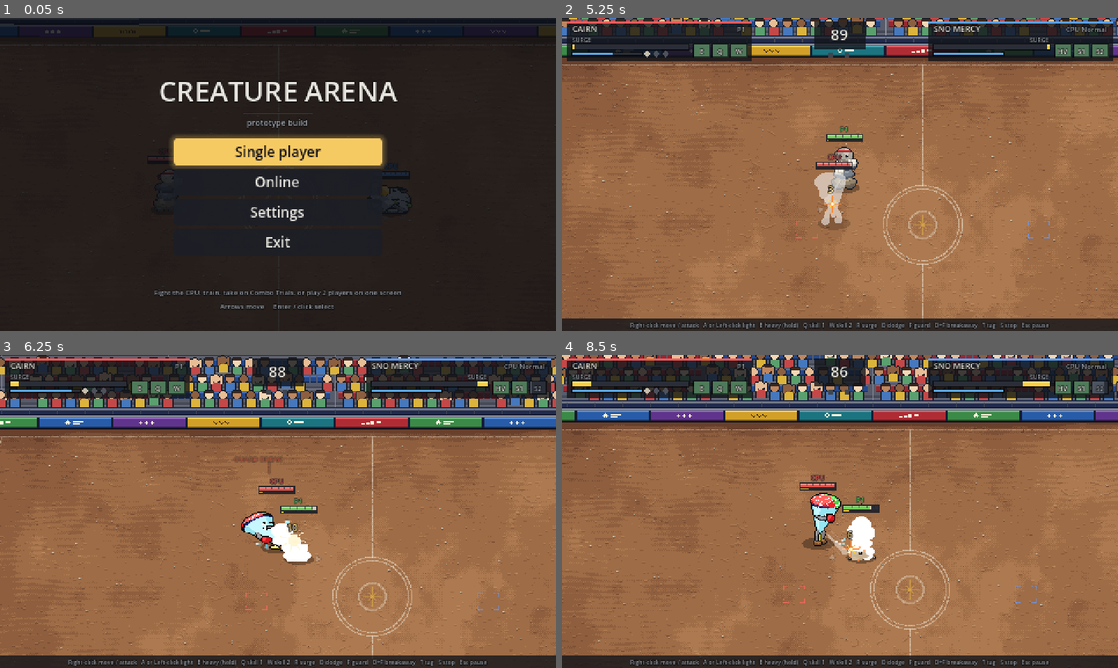
Above: before the commit, frames 1-4 (two rows, left to right).
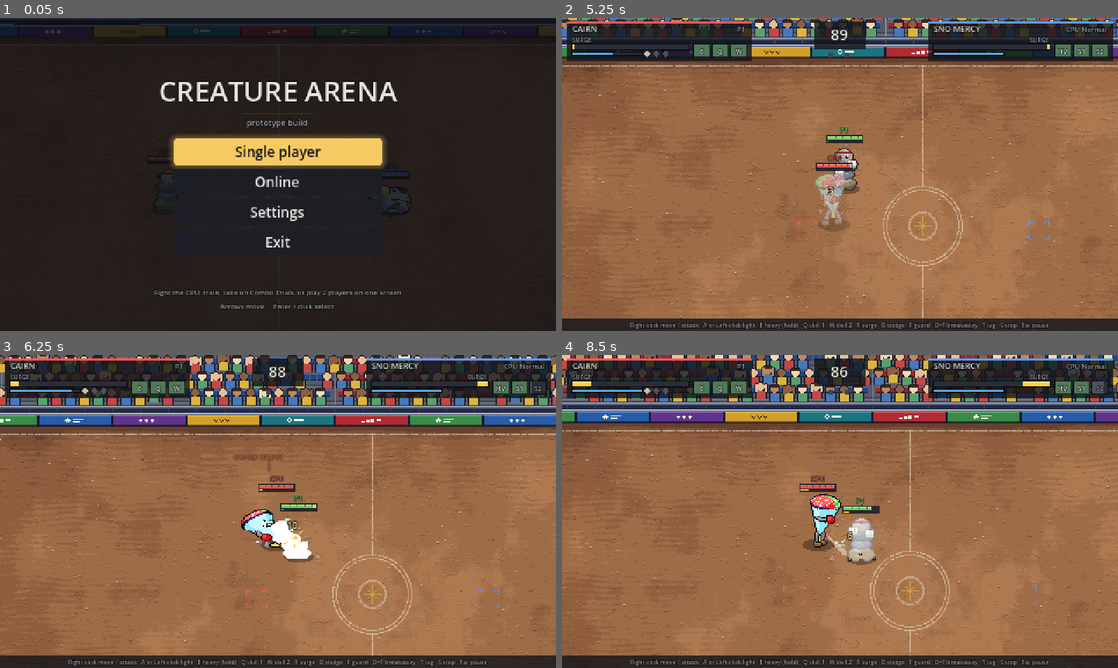
Above: after the commit, the same moments.

Repository: Redelements/creature-arena_
Game: Godot game, scene res://scenes/main.tscn
Two runs of this game, one before a commit and one after it. Both use one fixed random seed, a clock stepped at 60 frames per second and the inputs below.
Inputs (mouse positions are in pixels of both pictures, inside the frame that each line leads up to):
- Up to frame 1 (0.05 s): no input
- Up to frame 2 (5.25 s): click "Single player" at 0.5 s; click "Challenges" at 1.25 s; click "Gauntlet" at 2 s; tap Enter (menu_confirm) at 2.75 s; move the mouse to (962, 158) at 2.77 s; hold D (kb_right) 2.78-3.5 s; tap F8 (kb_change_fighter) at 2.85 s; click (962, 158) at 2.92 s; drag from (728, 190) to (812, 237) at 3.52 s; move the mouse to (895, 105) at 4.27 s; hold D (kb_right) 4.28-5 s; tap Shift (kb_guard) at 4.35 s; drag from (812, 237) to (673, 127) at 5.02 s
- Up to frame 3 (6.25 s): move the mouse to (444, 558) at 5.77 s; hold A (kb_left) from 5.78 s (still down); hold J (kb_light) from 5.78 s (still down)
- Up to frame 4 (8.5 s): tap F5 (palette) at 6.4 s; release A (kb_left) at 6.5 s; release J (kb_light) at 6.5 s; drag from (673, 464) to (756, 433) at 6.52 s; move the mouse to (867, 511) at 7.27 s; hold S (kb_down) 7.28-8 s; tap O (kb_surge) at 7.35 s; click (867, 511) at 7.42 s; tap F4 (reset) at 7.9 s; drag from (756, 433) to (728, 527) at 8.02 s

Frame 1 is identical in both runs. In frame 2, 6.9% of the frame differs, in the area x 0-100%, y 0-96%; in frame 3, 14%; in frame 4, 10%.

Commit message:
Hit feel: sparks by attack type, directional shake, footstep and landing dust
Co-Authored-By: Claude Fable 5.1 <noreply@anthropic.com>

Diff:
--- a/data/creatures/crease.json
+++ b/data/creatures/crease.json
@@ -27,6 +27,7 @@
     "cols": 12,
     "idle_ticks": 8,
     "run_ticks": 2,
+    "step_frames": [0, 6],
     "origin": [64, 136],
     "anims": {
       "idle": [0, 0, 8],
--- a/data/creatures/sno.json
+++ b/data/creatures/sno.json
@@ -21,6 +21,7 @@
   "ko_fx": { "style": "melt" },
   "sprite": {
     "path": "res://assets/sprites/sno.png",
+    "step": "slush",
     "frame": 128,
     "cols": 8,
     "origin": [64, 104],
--- a/src/game/main.gd
+++ b/src/game/main.gd
@@ -304,6 +304,7 @@
 var _training_screen_arg := ""  ## --training-screen=pause|options|fighters
 var _swap_fade := 0.0  ## the black fade after a fighter swap, 1 → 0
 var shake := 0.0
+var shake_dir := Vector2.ZERO  ## the last hit's push direction: the shake leans along it
 var _ko_cam_t := -1
 var _ko_focus := Vector2.ZERO
 var _ko_pos := Vector2.ZERO
@@ -2100,13 +2101,25 @@
 
 	shake = maxf(shake, fx.shake_out)
 	fx.shake_out = 0.0
+	if fx.shake_dir != Vector2.ZERO:
+		shake_dir = fx.shake_dir
+		fx.shake_dir = Vector2.ZERO
+	if fx.flash_out > 0.0:
+		_flash(Color(1, 0.95, 0.75), fx.flash_out)
+		fx.flash_out = 0.0
 	if sim.ko_freeze <= 0:
 		shake *= 0.82
 	var t_cam := PerfLog.now()
 	_update_camera()
 	PerfLog.since("camera", t_cam)
 	var sh := shake * shake_scale
-	camera.offset = Vector2(randf_range(-sh, sh), randf_range(-sh, sh)).round() if sh > 0.3 else Vector2.ZERO
+	if sh <= 0.3:
+		shake_dir = Vector2.ZERO
+		camera.offset = Vector2.ZERO
+	elif shake_dir != Vector2.ZERO:  # a hit: most of it along the push, a little across
+		camera.offset = (shake_dir * sh * randf_range(-1.0, 1.0) + shake_dir.orthogonal() * sh * randf_range(-0.3, 0.3)).round()
+	else:
+		camera.offset = Vector2(randf_range(-sh, sh), randf_range(-sh, sh)).round()
 	flash_rect.color.a = maxf(0.0, flash_rect.color.a - 0.04)
 	if offline and (flow == Flow.FIGHT or flow == Flow.MENU):
 		_think_ahead()
--- a/src/view/creature_view.gd
+++ b/src/view/creature_view.gd
@@ -62,6 +62,8 @@
 var _prev_state := -1
 var _prev_seg := -1
 var _prev_flash := 0
+## Set by FxView on a light hit: the hit flash stays a half tint instead of a full white.
+var soft_flash := false
 ## Which palette the fighter wears (Progress): a hue turn applied by the flash shader.
 const PALETTE_HUES := [0.0, 0.3, 0.55, 0.8]
 var palette := 0:
@@ -193,8 +195,10 @@
 	# Hit flash, or a warm pulse once the heavy is fully charged or a Surge starts.
 	var flash_amt := 0.0
 	var flash_col := Color.WHITE
+	if c.flash == 0:
+		soft_flash = false
 	if c.flash > 0:
-		flash_amt = 1.0 if c.flash > 3 else 0.5
+		flash_amt = 1.0 if (c.flash > 3 and not soft_flash) else 0.5
 		if c.poison > 0 and c.flash <= 2:
 			flash_col = Color(0.6, 1.0, 0.35)  # a poison pulse
 	elif c.is_winding_up():
--- a/src/view/fx_view.gd
+++ b/src/view/fx_view.gd
@@ -67,6 +67,10 @@
 ##   slush        true         a slushy trail behind a dash
 ##   syrup        true         a splash as the move's zone is left (the zone itself is drawn
 ##                             from sim.zones, as a syrup puddle)
+##   spark        "light" | "heavy" | "skill" | "surge"  the hit-spark shape (default: the move's type)
+##   spark_color  colour of a skill's burst (default: ghost_color, else amber)
+## Creature sprite keys read here: "step" ("slush" for slush puffs), "step_frames" (run frames
+## where a foot lands; default the first and the middle one).
 ## Creature "ko_fx" keys: style "scatter" (the sprite breaks into horizontal pieces that
 ## tumble across the floor: "pieces" [[y0, y1], ...] head first, in side-sheet frame
 ## pixels, from "frame" [row, col]; without "pieces", four even bands of the figure), "crack" (cracks, water gushing out, rubble), "crumble"
@@ -136,6 +140,8 @@
 var ground: FxGround
 var time_scale := 1.0  ## main slows this for KO slow-motion; 0 holds everything still
 var shake_out := 0.0  ## extra screen shake asked for by effects; main takes it each frame
+var shake_dir := Vector2.ZERO  ## the last hit's push direction; main biases the shake along it
+var flash_out := 0.0  ## a screen flash asked for (a Surge hit); main takes it each frame
 
 var _parts: Array[Dictionary] = []
 var _incoming: Array[Dictionary] = []
@@ -181,6 +187,8 @@
 	_rain = 0.0
 	time_scale = 1.0
 	shake_out = 0.0
+	shake_dir = Vector2.ZERO
+	flash_out = 0.0
 	queue_redraw()
 
 
@@ -193,13 +201,8 @@
 	var power: float = e["power"]
 	match String(e["type"]):
 		"hit":
-			var big := power >= 9.0 or bool(e.get("heavy", false))
-			_add({"kind": "spark", "pos": p, "life": 12 if big else 8, "scale": 2.0 if big else 1.0})
 			var push := _note_push(e)
-			if big:
-				_add({"kind": "lines", "pos": p, "life": 8, "size": 1.4 if power >= 14.0 else 1.0, "color": C_SPARK[0]})
-			for i in (6 if big else 3):
-				_px(p, push.rotated(randf_range(-0.7, 0.7)) * randf_range(1.2, 2.8), C_SPARK[randi() % 3], 12)
+			_hit_sparks(e, p, push)
 			var col := Color("ffe08a")
 			if float(e.get("variety", 1.0)) >= 1.5:
 				col = Color("ff9a5a")
@@ -230,12 +233,15 @@
 		"bounce":
 			_add({"kind": "spark", "pos": p + Vector2(0, -12), "life": 8, "scale": 1.0})
 			_add({"kind": "lines", "pos": p + Vector2(0, -12), "life": 6, "size": 0.8, "color": C_SPARK[0]})
-			_dust(p, Vector2(0, -0.4))
+			_landing_puff(p, 2)
 		"fall":
 			for i in 4:
 				_dust(p + Vector2(randf_range(-8, 8), randf_range(-3, 3)), Vector2(randf_range(-0.4, 0.4), -0.5))
 			_later(CreatureSim.FALL_TICKS - 6, _pit_plume.bind(p))
-		"land", "dodge":
+		"land":
+			if _tick != _hard_tick:  # a hard landing already puffed this tick
+				_landing_puff(p, 1)
+		"dodge":
 			_dust(p + Vector2(0, 1), Vector2(0, -0.3))
 		"ko":
 			var who := int(e.get("who", -1))
@@ -546,8 +552,8 @@
 				_text(c.pos + Vector2(0, -_top(c) - 22), "SHATTER!", Color("ffd166"), 10, 50.0)
 				shake_out = maxf(shake_out, 3.0)
 		"land_hard":
-			for i in 3:
-				_dust(p + Vector2(randf_range(-6, 6), randf_range(-2, 2)), Vector2(randf_range(-0.3, 0.3), -0.4))
+			_hard_tick = _tick
+			_landing_puff(p, 2)
 
 
 ## A floating call-out (Combo Trials and drills: "CLEAR!", "DODGED!").
@@ -634,6 +640,7 @@
 
 	var keep: Array[Dictionary] = []
 	var ends: Array[Callable] = []
+	_n_puff = 0
 	for p in _parts:
 		var dt: float = 1.0 if bool(p.get("real", false)) else ts
 		if dt <= 0.0:
@@ -659,6 +666,8 @@
 				fn.call(float(p["t"]) / float(p["life"]))
 		if float(p["t"]) < float(p["life"]):
 			keep.append(p)
+			if String(p["kind"]) == "puff":
+				_n_puff += 1
 		elif p.has("on_end"):
 			ends.append(p["on_end"])
 	_parts = keep
@@ -788,6 +797,7 @@
 			_ghost(c, Color(0.75, 0.85, 1.0, 0.4), 10.0)
 		if c.state == CreatureSim.State.AIRBORNE and ticked and c.air_t < c.air_total / 2 and c.anim_t % 2 == 0:
 			_launch_streak(c)
+		_footstep(c, w, ticked)
 		if c.stack != int(w["stack"]):
 			_stack_changed(c, int(w["stack"]), attacking)
 		w["stack"] = c.stack
@@ -1996,6 +2006,151 @@
 	return sim.creatures[i] if i >= 0 and i < sim.creatures.size() else null
 
 
+## How a hit looks, by attack type: light a few pixels, heavy a radial burst, skill a
+## burst in the move's colour, surge the heavy burst and a screen flash. Light and skill
+## sparks fan along the push (attacker to target). A move's fx "spark" overrides the type.
+func _hit_sparks(e: Dictionary, p: Vector2, push: Vector2) -> void:
+	var power: float = e["power"]
+	var a := _creature(int(e.get("attacker", -1)))
+	var d := _creature(int(e.get("target", -1)))
+	var fx: Dictionary = {}
+	if a != null and a.state == CreatureSim.State.ATTACK:
+		fx = a.move_def().get("fx", {})
+	# (the event's own "type" is "hit"; the move's type is on the attacker)
+	var kind := String(fx.get("spark", a.move_type() if a != null and a.state == CreatureSim.State.ATTACK else ""))
+	if not kind in ["light", "heavy", "skill", "surge"]:
+		kind = "heavy" if bool(e.get("heavy", false)) else "light"
+	var dir_a := push.angle()
+	var col: Color = C_SPARK[0]
+	var n := 3
+	var spread := 0.7
+	var r1 := 8.0
+	var ln := 3.0
+	var life := 5.0
+	var width := 1.0
+	match kind:
+		"heavy", "surge":
+			n = 7 if kind == "surge" or power >= 14.0 else 6
+			spread = PI
+			r1 = 20.0 if kind == "surge" else 16.0
+			ln = 6.0
+			life = 8.0
+			width = 2.0
+		"skill":
+			col = Color(fx.get("spark_color", fx.get("ghost_color", C_AMBER)))
+			col.a = 1.0
+			n = 5
+			spread = 2.4
+			r1 = 13.0
+			ln = 5.0
+			life = 7.0
+	var angs: Array = []
+	var lens: Array = []
+	for i in n:
+		var t := (float(i) + 0.5) / n * 2.0 - 1.0
+		angs.append(dir_a + t * spread + randf_range(-0.12, 0.12))
+		lens.append(ln * randf_range(0.7, 1.3))
+	_add({"kind": "burst", "pos": p, "life": life, "angs": angs, "lens": lens, "r0": 2.0, "r1": r1,
+		"width": width, "color": col})
+	match kind:
+		"light":
+			for i in 2:
+				_px(p, push.rotated(randf_range(-0.6, 0.6)) * randf_range(1.0, 2.0), C_SPARK[randi() % 3], 6)
+			if d != null and d.id < views.size():
+				views[d.id].soft_flash = true
+		"heavy", "surge":
+			_add({"kind": "spark", "pos": p, "life": 8, "scale": 1.6 if kind == "heavy" else 2.2})
+			for i in 5:
+				_px(p, push.rotated(randf_range(-0.7, 0.7)) * randf_range(1.2, 2.8), C_SPARK[randi() % 3], 12)
+			if kind == "surge":
+				flash_out = 0.3
+		"skill":
+			_add({"kind": "spark", "pos": p, "life": 7, "scale": 1.2})
+			for i in 4:
+				_px(p, push.rotated(randf_range(-0.9, 0.9)) * randf_range(1.0, 2.4), col, 10)
+	if push.length_squared() > 0.001:
+		shake_dir = push  # main leans the camera shake along it
+
+
+const STEP_CAP := 48  ## puffs alive at once; past it footsteps are skipped
+var _n_puff := 0
+var _hard_tick := -1
+const C_DUST: Dictionary = {
+	"dirt": [Color("a07c54"), Color("c4a276"), Color("dcc29a")],
+	"stone": [Color("94846c"), Color("b2a38a"), Color("cfc3ae")],
+	"concrete": [Color("8a909a"), Color("b8bcc2"), Color("dde0e4")],
+	"grass": [Color("28b450"), Color("5cd072"), Color("96dcaa")],
+	"water": [Color("549cd0"), Color("a8d6f0"), Color("e8f4fa")],
+	"slush": [Color("a8eef8"), Color("f0fcff"), Color("d6e6ee")],
+}
+
+
+## What the floor under `pos` throws up: "water" in shallows, else the sprite's own "step"
+## ("slush"), else the arena's ground (dirt, stone, concrete, grass).
+func _floor_kind(c: CreatureSim, pos: Vector2) -> String:
+	var tg := sim.terrain
+	if tg.get_cell(tg.world_to_cell(pos)) == TerrainGrid.SHALLOWS:
+		return "water"
+	var own := String(c.def.get("sprite", {}).get("step", "")) if c != null else ""
+	if own != "":
+		return own
+	var g := String(sim.arena.get("ground", "dirt"))
+	return g if C_DUST.has(g) else "dirt"
+
+
+## A puff on the floor layer. `size` 0 a footstep, 1 a landing, 2 a hard landing or bounce.
+func _floor_puff(pos: Vector2, kind: String, size: int, dir := Vector2.ZERO) -> void:
+	if _n_puff >= STEP_CAP:
+		return
+	var n: int = [5, 8, 12][size]
+	var spread: float = [5.0, 9.0, 14.0][size]
+	var lifts := kind == "water" or kind == "grass"
+	var bits: Array = []
+	for i in n:
+		var a := randf() * TAU
+		var r := randf_range(0.3, 1.0) * spread
+		var v := Vector2(cos(a), sin(a) * 0.5) * randf_range(0.04, 0.12) * (1.0 + size) - dir * 0.05
+		var vy := v.y - (randf_range(0.25, 0.7) if lifts else randf_range(0.05, 0.2))
+		bits.append([cos(a) * r * 0.4, sin(a) * r * 0.2 - 1.0, v.x, vy,
+			2.0 if size > 0 or randf() < 0.7 else 1.0, randi() % 3])
+	_n_puff += 1
+	_add({"kind": "puff", "pos": pos, "life": 14.0 + 5.0 * size, "bits": bits, "cols": C_DUST[kind],
+		"g": 0.05 if lifts else 0.0})
+
+
+func _landing_puff(p: Vector2, size: int) -> void:
+	if sim == null or not _view_rect(self, CULL_PAD).has_point(p):
+		return
+	_floor_puff(p, _floor_kind(null, p), size)
+
+
+## Dust at a runner's feet on the frames where a foot lands.
+func _footstep(c: CreatureSim, w: Dictionary, ticked: bool) -> void:
+	if c.state != CreatureSim.State.MOVE:
+		w["step"] = -1
+		return
+	if not ticked:
+		return
+	var sp: Dictionary = c.def.get("sprite", {})
+	var run: Array = sp.get("anims", {}).get("run", [])
+	if run.size() < 3:
+		return
+	var frames := int(run[2])
+	var frame := (c.anim_t / maxi(1, int(sp.get("run_ticks", 4)))) % maxi(1, frames)
+	var last := int(w.get("step", -1))
+	if frame == last:
+		return
+	w["step"] = frame
+	if last < 0:
+		return  # the first frame after starting to run isn't a footfall
+	var contact: Array = sp.get("step_frames", [0, frames / 2])
+	if not frame in contact:
+		return
+	if not _view_rect(self, CULL_PAD).has_point(c.pos):
+		return
+	_floor_puff(c.pos + Vector2(-c.facing.x * 3.0, 1.0), _floor_kind(c, c.pos), 0, c.facing)
+
+
 func _note_push(e: Dictionary) -> Vector2:
 	var a := int(e.get("attacker", -1))
 	var d := int(e.get("target", -1))
@@ -2098,7 +2253,7 @@
 				Color(C_DIM, _dark))
 		_draw_pads(ci)
 		for p in _parts:  # flat things first, so debris sits on top of puddles and cracks
-			if String(p["kind"]) in ["puddle", "decal", "ripple", "lost"] and _in_view(p, view):
+			if String(p["kind"]) in ["puddle", "decal", "ripple", "lost", "puff"] and _in_view(p, view):
 				_draw_part(ci, p)
 		for p in _parts:
 			if not _in_view(p, view):
@@ -2212,6 +2367,27 @@
 				pos + Vector2(r, 0), pos + Vector2(w, w), pos + Vector2(0, r), pos + Vector2(-w, w),
 				pos + Vector2(-r, 0), pos + Vector2(-w, -w)]), col)
 			ci.draw_rect(Rect2(pos - Vector2(1, 1), Vector2(2, 2)), Color.WHITE)
+		"puff":  # footstep / landing dust on the floor layer: a few drifting pixels
+			var g := float(p["g"])
+			for b in p["bits"]:
+				var at: Vector2 = Vector2(p["pos"]) + Vector2(b[0], b[1]) + Vector2(b[2], b[3]) * t + Vector2(0, g * t * t * 0.5)
+				var pc: Color = p["cols"][int(b[5])]
+				pc.a = clampf(2.0 * (1.0 - k), 0.0, 1.0)
+				ci.draw_rect(Rect2(at.round(), Vector2.ONE * (float(b[4]) if k < 0.6 else maxf(1.0, float(b[4]) - 1.0))), pc)
+		"burst":  # hit-spark rays, snapped to whole pixels
+			var bc: Color = p["color"]
+			var bpos: Vector2 = p["pos"]
+			var r0 := float(p["r0"])
+			var r1 := float(p["r1"])
+			var bw := float(p["width"])
+			bc.a *= 1.0 - k * k
+			var bi := 0
+			for a in p["angs"]:
+				var d := Vector2.from_angle(a)
+				var base := lerpf(r0, r1, sqrt(k))
+				var ln := float(p["lens"][bi]) * (1.0 - k)
+				ci.draw_line((bpos + d * base).round(), (bpos + d * (base + maxf(1.0, ln))).round(), bc, bw)
+				bi += 1
 		"px":
 			var col: Color = p["color"]
 			col.a = 1.0 - k
Not shown, changed: docs/SPRITES.md
Not shown, changed: src/view/CLAUDE.md
